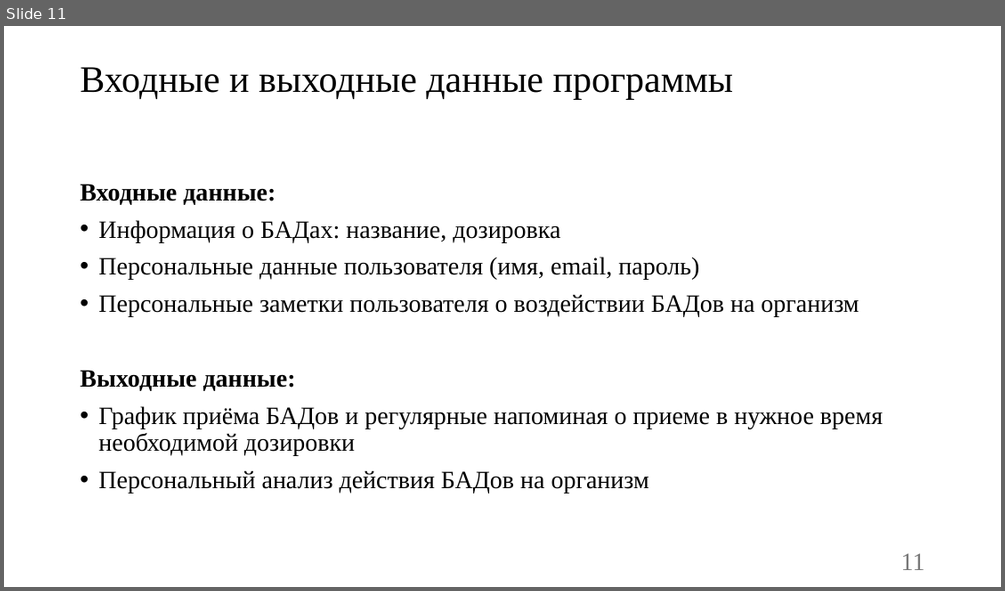
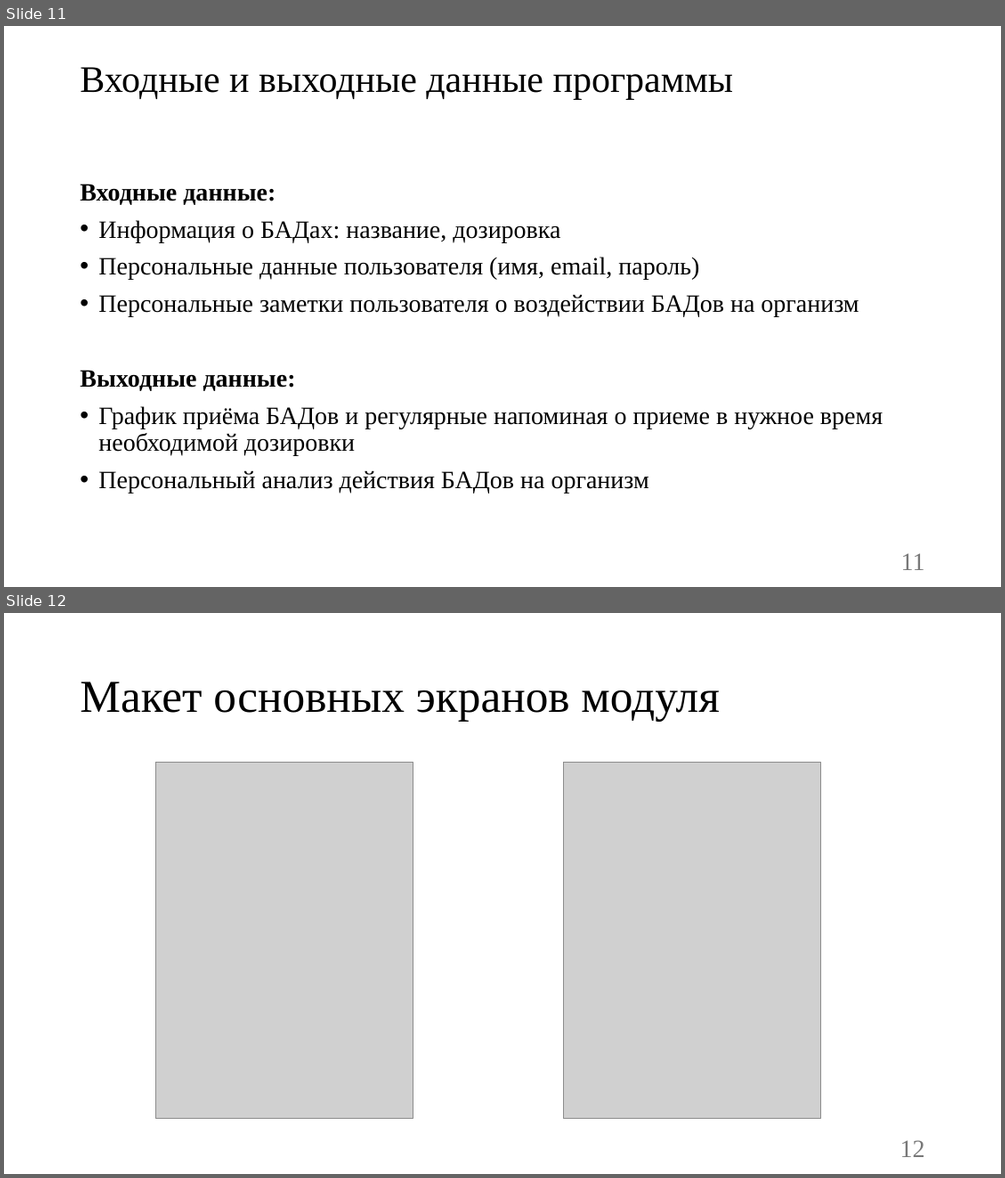
Before and after one commit to vadimgilka/SportApp, a slide deck: Documentation/Documentation Backend/Презентация-Чупинин-Антон-Павлович.pptx. Shown one above the other, each under a label of ours: slide 11 before the commit, slides 11 and 12 after it. The pictures are 1005x591 and 1005x1178 pixels, drawn with LibreOffice and Linux fonts; fonts in the diff are those of the drawing; grey boxes stand for pictures. Boxes give left, top, right and bottom in pixels: in the first picture for what was removed or moved away, otherwise in the second. Text is boxed around its words. In the diff, an @@ line names an element or a change of style, - is before the commit and + after.

```diff
--- a/Documentation/Documentation Backend/Презентация-Чупинин-Антон-Павлович.pptx
+++ b/Documentation/Documentation Backend/Презентация-Чупинин-Антон-Павлович.pptx
@@ slide 12 added at [4,613,1001,1174], background #FFFFFF @@
@@ title added at [80,682,719,721], 44 pt, text #000000 @@
+Макет основных экранов модуля
@@ picture added at [156,763,413,1119] @@
@@ picture added at [563,763,820,1119] @@
@@ page number added at [900,1140,925,1157], 24 pt, text #797979 @@
+12
```
Also in this commit, not shown: 7 slides changed, 5 other slides added, 1 slide removed.
